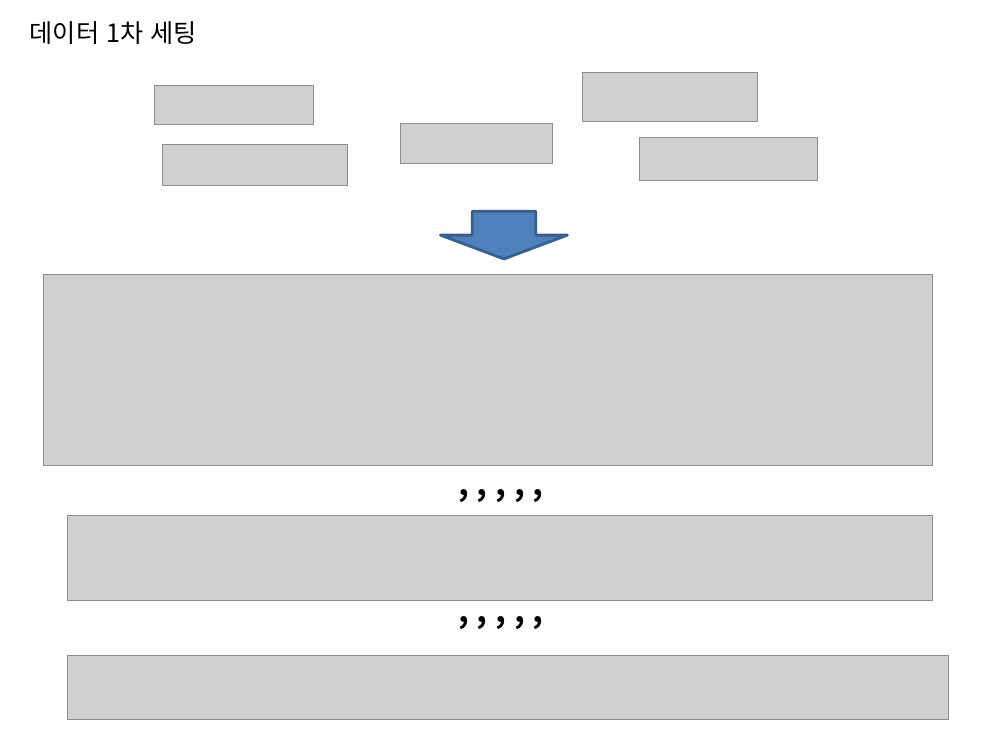
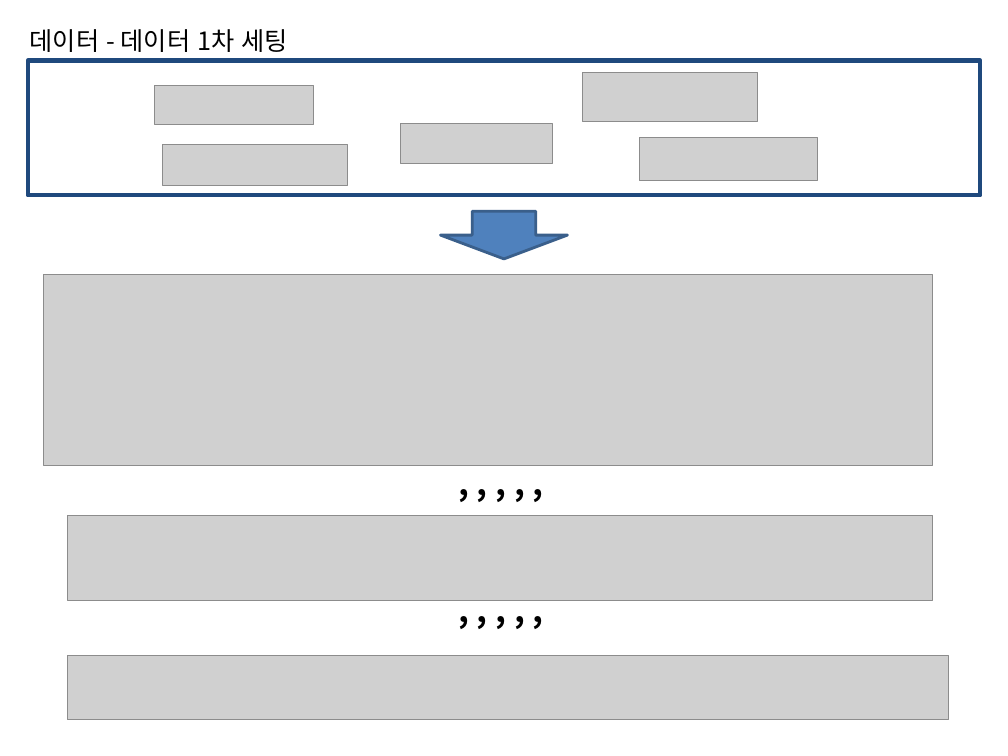
Before and after one commit to Dev1120/Team1Project, a slide deck: slide 4 of PPT구상/팀프로젝트_구상용.pptx (slide 5 before the commit). Drawn at 1008x756 pixels with LibreOffice and Linux fonts; fonts in the diff are those of the drawing; grey boxes stand for pictures. Boxes give left, top, right and bottom in pixels: in the first picture for what was removed or moved away, otherwise in the second. Text is boxed around its words. In the diff, an @@ line names an element or a change of style, - is before the commit and + after.

```diff
--- a/PPT구상/팀프로젝트_구상용.pptx
+++ b/PPT구상/팀프로젝트_구상용.pptx
@@ text at bbox=[30, 29, 288, 52]: text changed @@
-데이터 1차 세팅
+데이터 - 데이터 1차 세팅
@@ rectangle added at bbox=[28, 60, 981, 196], outline #1F497D 3 pt @@
```
Also in this commit, not shown: 9 other slides changed, 35 slides added, 1 slide removed, 5 other files.
